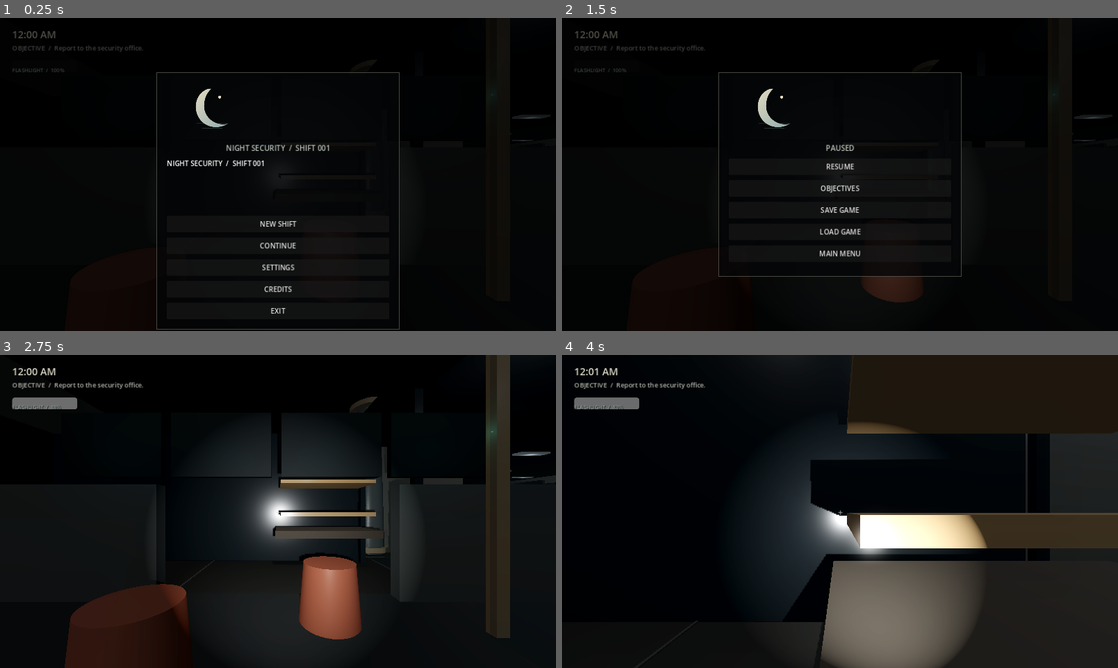
Above: before the commit, frames 1-4 (two rows, left to right).
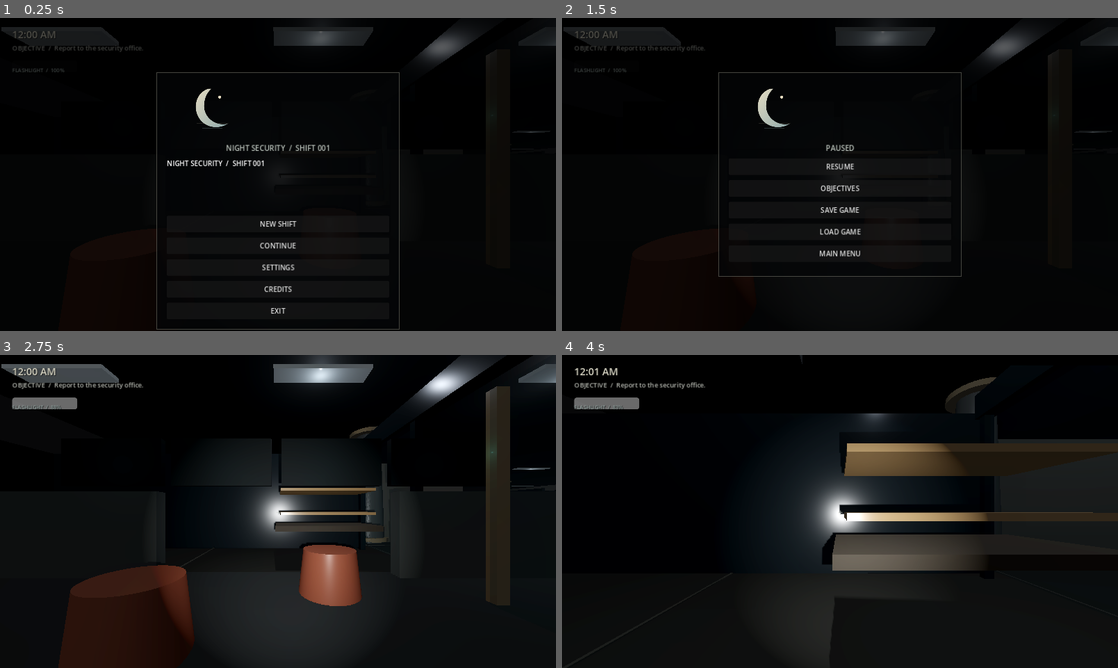
Above: after the commit, the same moments.

Repository: dontcare-dev/AFTER-HOURS
Game: Godot game, scene res://scenes/main.tscn
Same seed, same stepped clock (60 frames per second), same inputs: the game is played once before the commit and once after it.
Inputs (mouse positions are in pixels of both pictures, inside the frame that each line leads up to):
- Up to frame 1 (0.25 s): no input
- Up to frame 2 (1.5 s): click "SETTINGS" at 0.5 s; click "BACK" at 1.25 s
- Up to frame 3 (2.75 s): click "RESUME" at 2 s
- Up to frame 4 (4 s): tap Enter (objectives) at 2.75 s; move the mouse to (867, 511) at 2.77 s; hold W (move_forward) 2.78-3.5 s; hold E (interact) 2.78-3.5 s; click "BACK" at 3.5 s

The runs differ from the first frame. In frame 1, 2.7% of the frame differs, in the area x 0-100%, y 1-40%; in frame 2, 3.5%; in frame 3, 11%; in frame 4, 34%, in the area x 14-100%, y 0-100%.

Commit message:
Expand mall scale and replace blocky parking vehicles and food court furniture

Diff:
--- a/scripts/game.gd
+++ b/scripts/game.gd
@@ -42,6 +42,7 @@
 var flicker_restore: Array = []
 var flicker_duration := 0.0
 var next_flicker := 36.0
+const WORLD_SCALE := 1.35
 
 func _ready():
 	build_world()
@@ -117,6 +118,7 @@
 	add_child(world_env)
 	var mall = Node3D.new()
 	mall.name = "Mall"
+	mall.scale = Vector3(WORLD_SCALE, 1.0, WORLD_SCALE)
 	add_child(mall)
 	var floor_mat = material(Color(0.19, 0.19, 0.18), 0.08)
 	var wall_mat = material(Color(0.32, 0.31, 0.28))
@@ -335,9 +337,25 @@
 func build_food_court(parent):
 	for i in range(4):
 		var x = 7.0 + i * 3.0
-		var table = box(parent, Vector3(x, 0.85, -20), Vector3(2.0, 0.12, 1.2), material(Color(0.24, 0.2, 0.16)), true)
-		for side in [-1, 1]:
-			box(parent, Vector3(x, 0.45, -20 + side * 1.0), Vector3(0.22, 0.85, 0.22), material(Color(0.12, 0.12, 0.11)), true)
+		var top = MeshInstance3D.new()
+		var top_mesh = CylinderMesh.new()
+		top_mesh.top_radius = 0.92
+		top_mesh.bottom_radius = 0.92
+		top_mesh.height = 0.14
+		top_mesh.radial_segments = 32
+		top.mesh = top_mesh
+		top.position = Vector3(x, 0.88, -20)
+		top.material_override = material(Color(0.26, 0.22, 0.17), 0.28)
+		parent.add_child(top)
+		var stem = MeshInstance3D.new()
+		var stem_mesh = CylinderMesh.new()
+		stem_mesh.top_radius = 0.16
+		stem_mesh.bottom_radius = 0.22
+		stem_mesh.height = 0.72
+		stem.mesh = stem_mesh
+		stem.position = Vector3(x, 0.42, -20)
+		stem.material_override = material(Color(0.12, 0.13, 0.13), 0.3)
+		parent.add_child(stem)
 	box(parent, Vector3(15, 2, -27), Vector3(8, 4, 0.3), material(Color(0.28, 0.24, 0.19)), true)
 	label_3d(parent, Vector3(15, 3, -27.25), "FOOD COURT", Color(0.72, 0.62, 0.45))
 
@@ -345,8 +363,48 @@
 	box(parent, Vector3(0, -0.12, 34), Vector3(42, 0.3, 12), material(Color(0.075, 0.08, 0.085)), true)
 	for x in [-17, -8, 1, 10, 18]:
 		box(parent, Vector3(x, 2.2, 34), Vector3(0.35, 4.4, 0.35), material(Color(0.16, 0.17, 0.17)), true)
-	for x in [-14, -5, 4, 13]:
-		box(parent, Vector3(x, 0.8, 35), Vector3(4.5, 1.4, 1.8), material(Color(0.12, 0.14, 0.16)), true)
+	var car_colors = [Color(0.12, 0.16, 0.18), Color(0.2, 0.18, 0.15), Color(0.11, 0.12, 0.13), Color(0.24, 0.22, 0.18)]
+	for car_index in range(4):
+		var x = [-14, -5, 4, 13][car_index]
+		var car = MeshInstance3D.new()
+		var shell = SphereMesh.new()
+		shell.radius = 1.0
+		shell.height = 1.0
+		car.mesh = shell
+		car.scale = Vector3(2.25, 0.62, 1.05)
+		car.position = Vector3(x, 0.78, 35)
+		car.material_override = material(car_colors[car_index], 0.24, 0.015)
+		parent.add_child(car)
+		var cabin = MeshInstance3D.new()
+		var cabin_mesh = SphereMesh.new()
+		cabin_mesh.radius = 1.0
+		cabin_mesh.height = 1.0
+		cabin.mesh = cabin_mesh
+		cabin.scale = Vector3(1.05, 0.52, 0.83)
+		cabin.position = Vector3(x - 0.1, 1.23, 35)
+		var window_mat = material(Color(0.045, 0.075, 0.085), 0.12, 0.04)
+		cabin.material_override = window_mat
+		parent.add_child(cabin)
+		for wheel_side in [-1.0, 1.0]:
+			for wheel_end in [-1.0, 1.0]:
+				var wheel = MeshInstance3D.new()
+				var wheel_mesh = CylinderMesh.new()
+				wheel_mesh.top_radius = 0.34
+				wheel_mesh.bottom_radius = 0.34
+				wheel_mesh.height = 0.18
+				wheel.mesh = wheel_mesh
+				wheel.rotation.z = PI / 2.0
+				wheel.position = Vector3(x + wheel_end * 1.35, 0.42, 35 + wheel_side * 0.88)
+				wheel.material_override = material(Color(0.018, 0.02, 0.022), 0.92)
+				parent.add_child(wheel)
+		var collider = StaticBody3D.new()
+		collider.position = Vector3(x, 0.78, 35)
+		var collision = CollisionShape3D.new()
+		var collision_shape = BoxShape3D.new()
+		collision_shape.size = Vector3(4.2, 1.2, 1.8)
+		collision.shape = collision_shape
+		collider.add_child(collision)
+		parent.add_child(collider)
 	for x in [-18, -9, 0, 9, 18]:
 		var lamp = OmniLight3D.new()
 		lamp.position = Vector3(x, 3.8, 34)
@@ -403,7 +461,7 @@
 	player = CharacterBody3D.new()
 	player.name = "Player"
 	player.set_script(PlayerScript)
-	player.position = Vector3(-13, 0.1, 21.5)
+	player.position = Vector3(-13 * WORLD_SCALE, 0.1, 21.5 * WORLD_SCALE)
 	add_child(player)
 	player.interacted.connect(_on_interacted)
 
@@ -576,12 +634,12 @@
 				show_message("LOCK RELEASED", 2.0)
 		"door_parking":
 			if completed.get("restricted_unlocked", false):
-				player.position = Vector3(0, 0.1, 31)
+				player.position = Vector3(0, 0.1, 31 * WORLD_SCALE)
 				show_message("PARKING LEVEL  /  CAMERA SIGNAL WEAK", 3.0)
 			else:
 				show_message("The access lock is still engaged.", 2.0)
 		"office_door":
-			player.position = Vector3(-13, 0.1, 21.5) if player.position.z > 18 else Vector3(-13, 0.1, 14)
+			player.position = Vector3(-13 * WORLD_SCALE, 0.1, 21.5 * WORLD_SCALE) if player.position.z > 18 * WORLD_SCALE else Vector3(-13 * WORLD_SCALE, 0.1, 14 * WORLD_SCALE)
 		"exit":
 			if elapsed >= 300.0:
 				finish_game()
@@ -697,14 +755,14 @@
 	show_message("CCTV  /  LEFT AND RIGHT ARROWS TO CHANGE CAMERA  /  ESC TO EXIT", 4.0)
 
 func set_feed_camera():
-	feed_camera.global_position = feed_positions[feed_index]
-	feed_camera.look_at(Vector3(0, 1.2, feed_positions[feed_index].z - 10), Vector3.UP)
+	feed_camera.global_position = Vector3(feed_positions[feed_index].x * WORLD_SCALE, feed_positions[feed_index].y, feed_positions[feed_index].z * WORLD_SCALE)
+	feed_camera.look_at(Vector3(0, 1.2, (feed_positions[feed_index].z - 10) * WORLD_SCALE), Vector3.UP)
 	if feed_index == 1:
-		feed_camera.look_at(Vector3(13, 1, -20), Vector3.UP)
+		feed_camera.look_at(Vector3(13 * WORLD_SCALE, 1, -20 * WORLD_SCALE), Vector3.UP)
 	elif feed_index == 2:
-		feed_camera.look_at(Vector3(-8, 1, -10), Vector3.UP)
+		feed_camera.look_at(Vector3(-8 * WORLD_SCALE, 1, -10 * WORLD_SCALE), Vector3.UP)
 	elif feed_index == 3:
-		feed_camera.look_at(Vector3(0, 1, 34), Vector3.UP)
+		feed_camera.look_at(Vector3(0, 1, 34 * WORLD_SCALE), Vector3.UP)
 	show_message("CAM %02d  /  %s" % [feed_index + 1, feed_names[feed_index]], 2.0)
 
 func change_camera(direction: int):
@@ -855,7 +913,7 @@
 		show_message("NO VALID SAVE FOUND", 3.0)
 		return
 	elapsed = float(data.get("elapsed", 0.0))
-	var pos = data.get("position", [-13, 0.1, 14])
+	var pos = data.get("position", [-13 * WORLD_SCALE, 0.1, 14 * WORLD_SCALE])
 	if pos is Array and pos.size() == 3:
 		player.position = Vector3(float(pos[0]), float(pos[1]), float(pos[2]))
 	player.rotation.y = float(data.get("rotation", 0.0))
